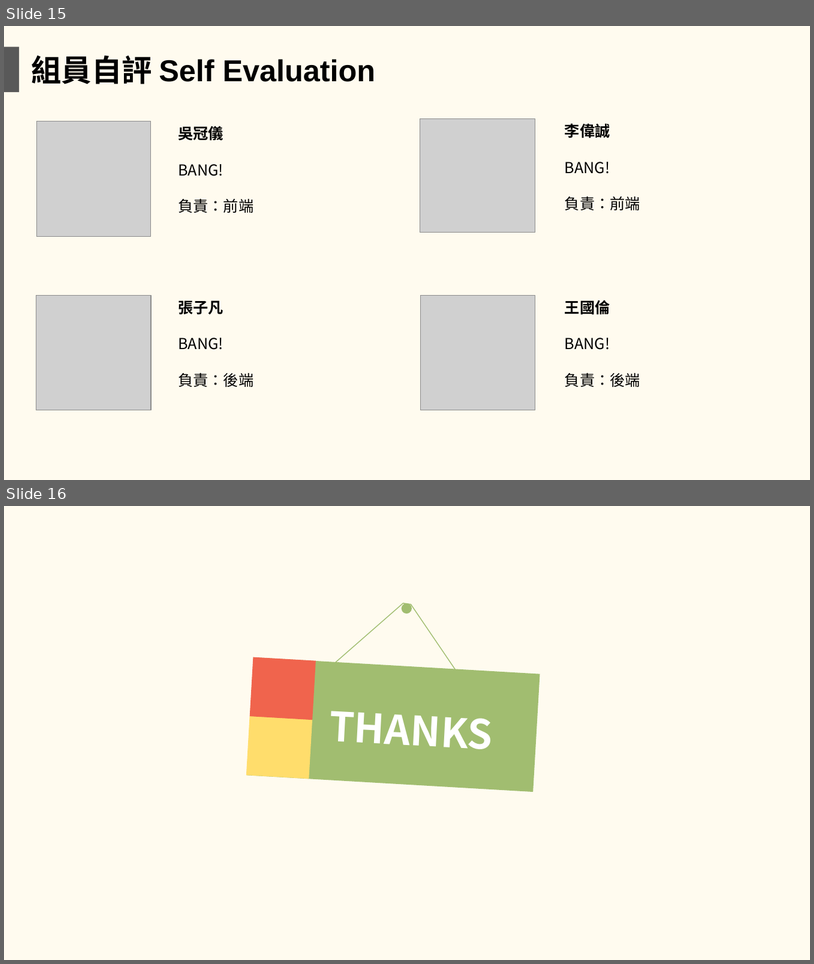
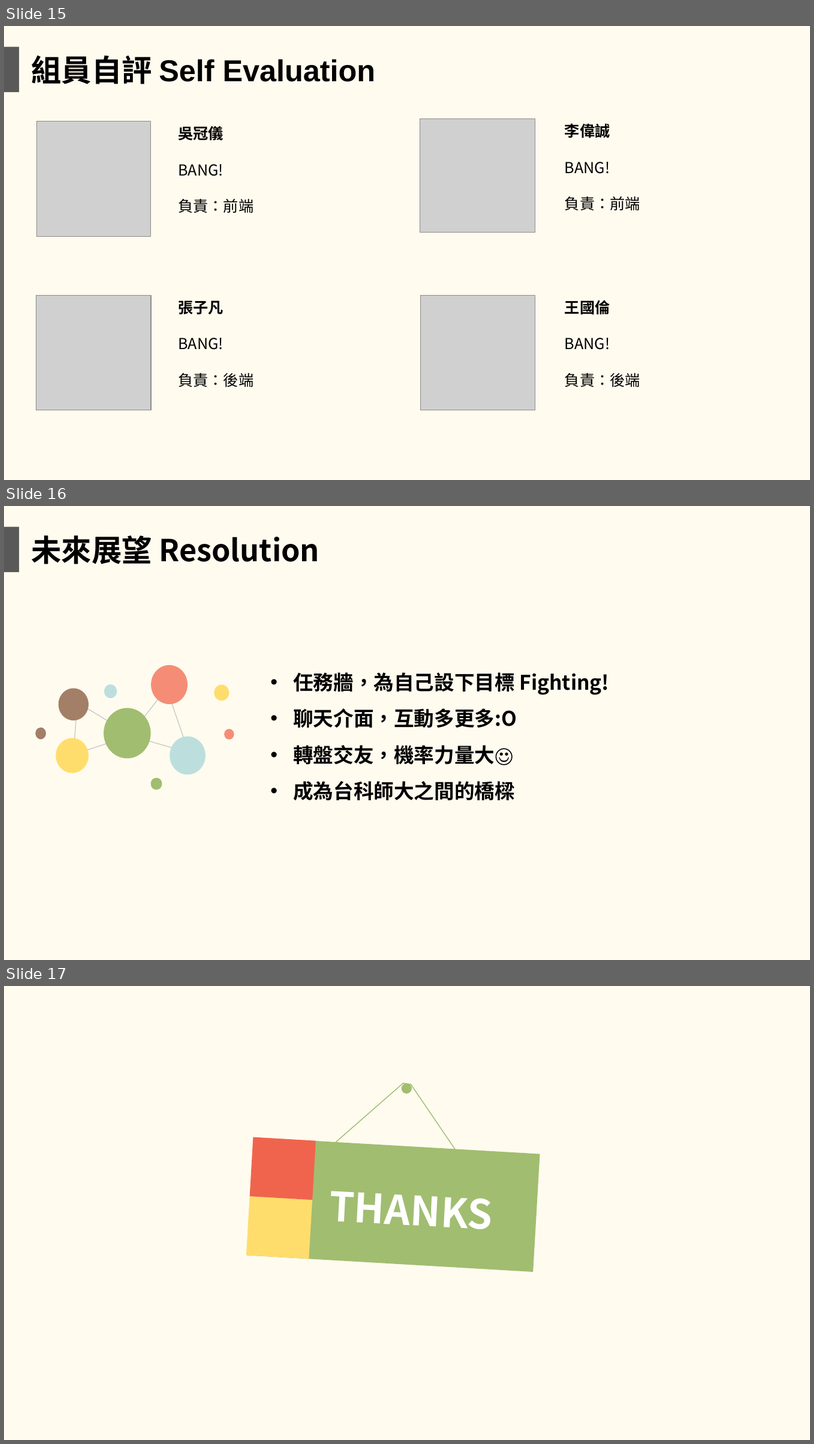
Before and after one commit to NTUST/108-team12, a slide deck: 網頁製作期末報告_team12.pptx. Shown one above the other, each under a label of ours: slides 15 and 16 before the commit, slides 15, 16 and 17 after it. The pictures are 814x964 and 814x1444 pixels, drawn with LibreOffice and Linux fonts; fonts in the diff are those of the drawing; grey boxes stand for pictures. Boxes give left, top, right and bottom in pixels: in the first picture for what was removed or moved away, otherwise in the second. Text is boxed around its words. In the diff, an @@ line names an element or a change of style, - is before the commit and + after.

```diff
--- a/網頁製作期末報告_team12.pptx
+++ b/網頁製作期末報告_team12.pptx
@@ slide 16 added at [4, 506, 810, 960], background #FFFBEF @@
@@ rectangle added at [4, 526, 19, 572], fill #595959 @@
@@ text added at [31, 535, 320, 564], 36 pt, text #000000, bold @@
+未來展望 Resolution
@@ ellipse added at [151, 665, 188, 705], fill #F58D76 @@
@@ ellipse added at [104, 684, 118, 699], fill #BCDFDD, outline #FDFDFD 1 pt @@
@@ ellipse added at [215, 684, 230, 701], fill #FFDD6C @@
@@ text added at [293, 672, 610, 800], 24 pt, text #000000, bold @@
+• 任務牆，為自己設下目標 Fighting!
+• 聊天介面，互動多更多:O
+• 轉盤交友，機率力量大☺
+• 成為台科師大之間的橋樑
@@ ellipse added at [59, 688, 89, 720], fill #A37F67 @@
@@ freeform shape added at [74, 688, 189, 754], outline #BFBFBF 1 pt @@
@@ ellipse added at [104, 708, 151, 758], fill #A1BD70 @@
@@ ellipse added at [35, 727, 47, 739], fill #A37F67, outline #FDFDFD 1 pt @@
@@ ellipse added at [56, 738, 89, 773], fill #FFDD6C @@
@@ ellipse added at [170, 736, 206, 775], fill #BCDFDD @@
@@ ellipse added at [224, 729, 234, 739], fill #F58D76 @@
@@ ellipse added at [151, 778, 162, 790], fill #A1BD70 @@
@@ what was slide 16 is now slide 17 @@
```
Also in this commit, not shown: 1 slide changed, 1 other file.
